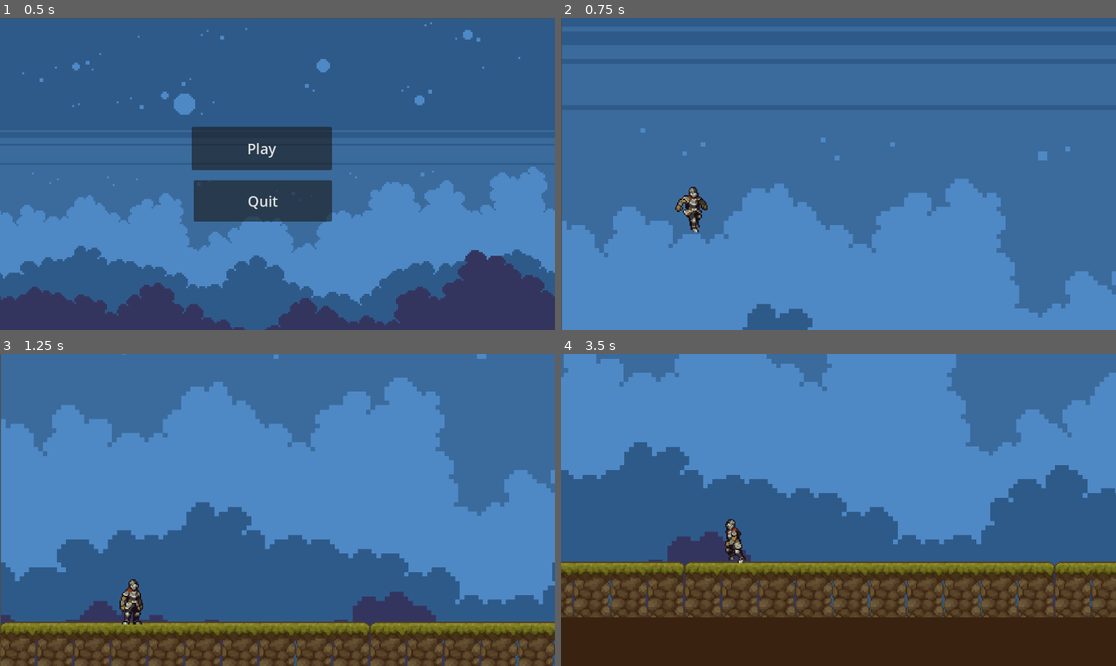
Above: before the commit, frames 1-4 (two rows, left to right).
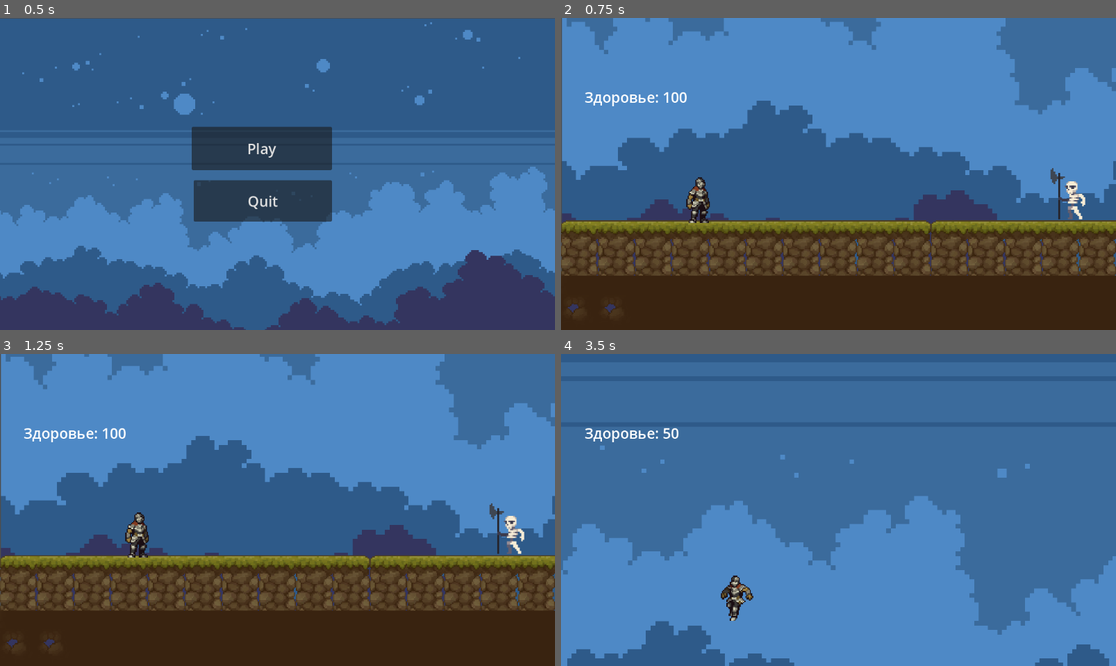
Above: after the commit, the same moments.

Repository: MMXXXII/game_godot
Game: Godot game, scene res://main.tscn
Same seed, same stepped clock (60 frames per second), same inputs: the game is played once before the commit and once after it.
Inputs:
- Up to frame 1 (0.5 s): no input
- Up to frame 2 (0.75 s): click "Play" at 0.5 s
- Up to frame 3 (1.25 s): no input
- Up to frame 4 (3.5 s): tap Enter (ui_accept) at 1.25, 1.52, 2.27 s; hold Right (ui_right) 1.28-2.78 s; hold Left (ui_left) from 2.78 s (still down)

Frame 1 is identical in both runs. In frame 2, 76% of the frame differs, in the area x 0-100%, y 0-100%; in frame 3, 68%; in frame 4, 75%.

Commit message:
Add mobs, animations improved

Diff:
--- /dev/null
+++ b/Mobs/animated_sprite_2d.gd
@@ -0,0 +1,11 @@
+extends AnimatedSprite2D
+
+
+# Called when the node enters the scene tree for the first time.
+func _ready() -> void:
+	pass # Replace with function body.
+
+
+# Called every frame. 'delta' is the elapsed time since the previous frame.
+func _process(delta: float) -> void:
+	pass
--- /dev/null
+++ b/Mobs/skeleton.gd
@@ -0,0 +1,54 @@
+extends CharacterBody2D
+
+var gravity = ProjectSettings.get_setting("physics/2d/default_gravity")
+var chase = false
+var speed = 100
+@onready var animation = $AnimatedSprite2D
+var alive = true
+
+func _physics_process(delta: float) -> void:
+	# Add the gravity.
+	if not is_on_floor():
+		velocity += get_gravity() * delta
+	var player = $"../../Player/Player"
+	var direction = (player.position - self.position).normalized()
+
+	if alive == true:
+		animation.play("Walk")
+		if chase == true:
+			velocity.x = direction.x * speed
+			animation.play("Run")
+		else:
+			velocity.x = 0
+			animation.play("Idle")
+
+		if direction.x < 0:
+			$AnimatedSprite2D.flip_h = true
+		else:
+			$AnimatedSprite2D.flip_h = false
+	move_and_slide()
+
+func _on_detector_body_shape_entered(body_rid: RID, body: Node2D, body_shape_index: int, local_shape_index: int) -> void:
+	if body.name == "Player":
+		chase = true
+
+func _on_detector_body_shape_exited(body_rid: RID, body: Node2D, body_shape_index: int, local_shape_index: int) -> void:
+	if body.name == "Player":
+		chase = false
+
+func _on_dead_body_shape_entered(body_rid: RID, body: Node2D, body_shape_index: int, local_shape_index: int) -> void:
+	if body.name == "Player":
+		body.velocity.y -= 300
+		death()
+
+func _on_dead_2_body_shape_entered(body_rid: RID, body: Node2D, body_shape_index: int, local_shape_index: int) -> void:
+	if body.name == "Player":
+		if alive == true:
+			body.health -= 50
+			death()
+
+func death ():
+	alive = false
+	animation.play("Death")
+	await animation.animation_finished
+	queue_free()
--- /dev/null
+++ b/Mobs/skeleton.tscn
@@ -0,0 +1,346 @@
+[gd_scene load_steps=49 format=3 uid="uid://bj7kklqkrnt1c"]
+
+[ext_resource type="Texture2D" uid="uid://bdbsynp2tklec" path="res://asssets/Skeleton/Sprite Sheets/Skeleton Dead.png" id="1_6kuho"]
+[ext_resource type="Script" uid="uid://csaduasbbyfjd" path="res://Mobs/skeleton.gd" id="1_wwbpb"]
+[ext_resource type="Texture2D" uid="uid://cxy5jqdp68ilu" path="res://asssets/Skeleton/Sprite Sheets/Skeleton Idle.png" id="2_wwbpb"]
+[ext_resource type="Texture2D" uid="uid://c0xxuljob40jk" path="res://asssets/Skeleton/Sprite Sheets/Skeleton Walk.png" id="3_7hjwy"]
+
+[sub_resource type="CapsuleShape2D" id="CapsuleShape2D_k1f85"]
+height = 34.0
+
+[sub_resource type="AtlasTexture" id="AtlasTexture_cjg8j"]
+atlas = ExtResource("1_6kuho")
+region = Rect2(0, 0, 33, 32)
+
+[sub_resource type="AtlasTexture" id="AtlasTexture_gikci"]
+atlas = ExtResource("1_6kuho")
+region = Rect2(33, 0, 33, 32)
+
+[sub_resource type="AtlasTexture" id="AtlasTexture_3usgg"]
+atlas = ExtResource("1_6kuho")
+region = Rect2(66, 0, 33, 32)
+
+[sub_resource type="AtlasTexture" id="AtlasTexture_23d64"]
+atlas = ExtResource("1_6kuho")
+region = Rect2(99, 0, 33, 32)
+
+[sub_resource type="AtlasTexture" id="AtlasTexture_ym868"]
+atlas = ExtResource("1_6kuho")
+region = Rect2(132, 0, 33, 32)
+
+[sub_resource type="AtlasTexture" id="AtlasTexture_1gri6"]
+atlas = ExtResource("1_6kuho")
+region = Rect2(165, 0, 33, 32)
+
+[sub_resource type="AtlasTexture" id="AtlasTexture_6nj54"]
+atlas = ExtResource("1_6kuho")
+region = Rect2(198, 0, 33, 32)
+
+[sub_resource type="AtlasTexture" id="AtlasTexture_fqdpr"]
+atlas = ExtResource("1_6kuho")
+region = Rect2(231, 0, 33, 32)
+
+[sub_resource type="AtlasTexture" id="AtlasTexture_oe7ya"]
+atlas = ExtResource("1_6kuho")
+region = Rect2(264, 0, 33, 32)
+
+[sub_resource type="AtlasTexture" id="AtlasTexture_kx466"]
+atlas = ExtResource("1_6kuho")
+region = Rect2(297, 0, 33, 32)
+
+[sub_resource type="AtlasTexture" id="AtlasTexture_m6nr3"]
+atlas = ExtResource("1_6kuho")
+region = Rect2(330, 0, 33, 32)
+
+[sub_resource type="AtlasTexture" id="AtlasTexture_oag0n"]
+atlas = ExtResource("1_6kuho")
+region = Rect2(363, 0, 33, 32)
+
+[sub_resource type="AtlasTexture" id="AtlasTexture_5ihtp"]
+atlas = ExtResource("1_6kuho")
+region = Rect2(396, 0, 33, 32)
+
+[sub_resource type="AtlasTexture" id="AtlasTexture_tw3cg"]
+atlas = ExtResource("1_6kuho")
+region = Rect2(429, 0, 33, 32)
+
+[sub_resource type="AtlasTexture" id="AtlasTexture_wyexo"]
+atlas = ExtResource("1_6kuho")
+region = Rect2(462, 0, 33, 32)
+
+[sub_resource type="AtlasTexture" id="AtlasTexture_bwne6"]
+atlas = ExtResource("2_wwbpb")
+region = Rect2(0, 0, 24, 32)
+
+[sub_resource type="AtlasTexture" id="AtlasTexture_md1ud"]
+atlas = ExtResource("2_wwbpb")
+region = Rect2(24, 0, 24, 32)
+
+[sub_resource type="AtlasTexture" id="AtlasTexture_g3dga"]
+atlas = ExtResource("2_wwbpb")
+region = Rect2(48, 0, 24, 32)
+
+[sub_resource type="AtlasTexture" id="AtlasTexture_hsi8e"]
+atlas = ExtResource("2_wwbpb")
+region = Rect2(72, 0, 24, 32)
+
+[sub_resource type="AtlasTexture" id="AtlasTexture_htqgt"]
+atlas = ExtResource("2_wwbpb")
+region = Rect2(96, 0, 24, 32)
+
+[sub_resource type="AtlasTexture" id="AtlasTexture_8cmde"]
+atlas = ExtResource("2_wwbpb")
+region = Rect2(120, 0, 24, 32)
+
+[sub_resource type="AtlasTexture" id="AtlasTexture_hxgoq"]
+atlas = ExtResource("2_wwbpb")
+region = Rect2(144, 0, 24, 32)
+
+[sub_resource type="AtlasTexture" id="AtlasTexture_tjtkm"]
+atlas = ExtResource("2_wwbpb")
+region = Rect2(168, 0, 24, 32)
+
+[sub_resource type="AtlasTexture" id="AtlasTexture_rwcb5"]
+atlas = ExtResource("2_wwbpb")
+region = Rect2(192, 0, 24, 32)
+
+[sub_resource type="AtlasTexture" id="AtlasTexture_met4f"]
+atlas = ExtResource("2_wwbpb")
+region = Rect2(216, 0, 24, 32)
+
+[sub_resource type="AtlasTexture" id="AtlasTexture_mxxm6"]
+atlas = ExtResource("2_wwbpb")
+region = Rect2(240, 0, 24, 32)
+
+[sub_resource type="AtlasTexture" id="AtlasTexture_kisbe"]
+atlas = ExtResource("3_7hjwy")
+region = Rect2(0, 0, 22, 33)
+
+[sub_resource type="AtlasTexture" id="AtlasTexture_t80fy"]
+atlas = ExtResource("3_7hjwy")
+region = Rect2(22, 0, 22, 33)
+
+[sub_resource type="AtlasTexture" id="AtlasTexture_3o3t3"]
+atlas = ExtResource("3_7hjwy")
+region = Rect2(44, 0, 22, 33)
+
+[sub_resource type="AtlasTexture" id="AtlasTexture_lgk6n"]
+atlas = ExtResource("3_7hjwy")
+region = Rect2(66, 0, 22, 33)
+
+[sub_resource type="AtlasTexture" id="AtlasTexture_hg5n8"]
+atlas = ExtResource("3_7hjwy")
+region = Rect2(88, 0, 22, 33)
+
+[sub_resource type="AtlasTexture" id="AtlasTexture_ych35"]
+atlas = ExtResource("3_7hjwy")
+region = Rect2(110, 0, 22, 33)
+
+[sub_resource type="AtlasTexture" id="AtlasTexture_f7nc7"]
+atlas = ExtResource("3_7hjwy")
+region = Rect2(132, 0, 22, 33)
+
+[sub_resource type="AtlasTexture" id="AtlasTexture_audjf"]
+atlas = ExtResource("3_7hjwy")
+region = Rect2(154, 0, 22, 33)
+
+[sub_resource type="AtlasTexture" id="AtlasTexture_6yh7c"]
+atlas = ExtResource("3_7hjwy")
+region = Rect2(176, 0, 22, 33)
+
+[sub_resource type="AtlasTexture" id="AtlasTexture_0uuj0"]
+atlas = ExtResource("3_7hjwy")
+region = Rect2(198, 0, 22, 33)
+
+[sub_resource type="AtlasTexture" id="AtlasTexture_u52g4"]
+atlas = ExtResource("3_7hjwy")
+region = Rect2(220, 0, 22, 33)
+
+[sub_resource type="AtlasTexture" id="AtlasTexture_3y8dj"]
+atlas = ExtResource("3_7hjwy")
+region = Rect2(242, 0, 22, 33)
+
+[sub_resource type="AtlasTexture" id="AtlasTexture_de06e"]
+atlas = ExtResource("3_7hjwy")
+region = Rect2(264, 0, 22, 33)
+
+[sub_resource type="SpriteFrames" id="SpriteFrames_35upa"]
+animations = [{
+"frames": [{
+"duration": 1.0,
+"texture": SubResource("AtlasTexture_cjg8j")
+}, {
+"duration": 1.0,
+"texture": SubResource("AtlasTexture_gikci")
+}, {
+"duration": 1.0,
+"texture": SubResource("AtlasTexture_3usgg")
+}, {
+"duration": 1.0,
+"texture": SubResource("AtlasTexture_23d64")
+}, {
+"duration": 1.0,
+"texture": SubResource("AtlasTexture_ym868")
+}, {
+"duration": 1.0,
+"texture": SubResource("AtlasTexture_1gri6")
+}, {
+"duration": 1.0,
+"texture": SubResource("AtlasTexture_6nj54")
+}, {
+"duration": 1.0,
+"texture": SubResource("AtlasTexture_fqdpr")
+}, {
+"duration": 1.0,
+"texture": SubResource("AtlasTexture_oe7ya")
+}, {
+"duration": 1.0,
+"texture": SubResource("AtlasTexture_kx466")
+}, {
+"duration": 1.0,
+"texture": SubResource("AtlasTexture_m6nr3")
+}, {
+"duration": 1.0,
+"texture": SubResource("AtlasTexture_oag0n")
+}, {
+"duration": 1.0,
+"texture": SubResource("AtlasTexture_5ihtp")
+}, {
+"duration": 1.0,
+"texture": SubResource("AtlasTexture_tw3cg")
+}, {
+"duration": 1.0,
+"texture": SubResource("AtlasTexture_wyexo")
+}],
+"loop": false,
+"name": &"Death",
+"speed": 25.0
+}, {
+"frames": [{
+"duration": 1.0,
+"texture": SubResource("AtlasTexture_bwne6")
+}, {
+"duration": 1.0,
+"texture": SubResource("AtlasTexture_md1ud")
+}, {
+"duration": 1.0,
+"texture": SubResource("AtlasTexture_g3dga")
+}, {
+"duration": 1.0,
+"texture": SubResource("AtlasTexture_hsi8e")
+}, {
+"duration": 1.0,
+"texture": SubResource("AtlasTexture_htqgt")
+}, {
+"duration": 1.0,
+"texture": SubResource("AtlasTexture_8cmde")
+}, {
+"duration": 1.0,
+"texture": SubResource("AtlasTexture_hxgoq")
+}, {
+"duration": 1.0,
+"texture": SubResource("AtlasTexture_tjtkm")
+}, {
+"duration": 1.0,
+"texture": SubResource("AtlasTexture_rwcb5")
+}, {
+"duration": 1.0,
+"texture": SubResource("AtlasTexture_met4f")
+}, {
+"duration": 1.0,
+"texture": SubResource("AtlasTexture_mxxm6")
+}],
+"loop": true,
+"name": &"Idle",
+"speed": 10.0
+}, {
+"frames": [{
+"duration": 1.0,
+"texture": SubResource("AtlasTexture_kisbe")
+}, {
+"duration": 1.0,
+"texture": SubResource("AtlasTexture_t80fy")
+}, {
+"duration": 1.0,
+"texture": SubResource("AtlasTexture_3o3t3")
+}, {
+"duration": 1.0,
+"texture": SubResource("AtlasTexture_lgk6n")
+}, {
+"duration": 1.0,
+"texture": SubResource("AtlasTexture_hg5n8")
+}, {
+"duration": 1.0,
+"texture": SubResource("AtlasTexture_ych35")
+}, {
+"duration": 1.0,
+"texture": SubResource("AtlasTexture_f7nc7")
+}, {
+"duration": 1.0,
+"texture": SubResource("AtlasTexture_audjf")
+}, {
+"duration": 1.0,
+"texture": SubResource("AtlasTexture_6yh7c")
+}, {
+"duration": 1.0,
+"texture": SubResource("AtlasTexture_0uuj0")
+}, {
+"duration": 1.0,
+"texture": SubResource("AtlasTexture_u52g4")
+}, {
+"duration": 1.0,
+"texture": SubResource("AtlasTexture_3y8dj")
+}, {
+"duration": 1.0,
+"texture": SubResource("AtlasTexture_de06e")
+}],
+"loop": true,
+"name": &"Walk",
+"speed": 10.0
+}]
+
+[sub_resource type="CircleShape2D" id="CircleShape2D_wwbpb"]
+radius = 117.06836
+
+[sub_resource type="RectangleShape2D" id="RectangleShape2D_wwbpb"]
+size = Vector2(10, 5)
+
+[sub_resource type="RectangleShape2D" id="RectangleShape2D_7hjwy"]
+size = Vector2(24, 4)
+
+[node name="Skeleton" type="CharacterBody2D"]
+script = ExtResource("1_wwbpb")
+
+[node name="CollisionShape2D" type="CollisionShape2D" parent="."]
+shape = SubResource("CapsuleShape2D_k1f85")
+
+[node name="AnimatedSprite2D" type="AnimatedSprite2D" parent="."]
+position = Vector2(6, -6)
+scale = Vector2(1.375, 1.375)
+sprite_frames = SubResource("SpriteFrames_35upa")
+animation = &"Death"
+autoplay = "Walk"
+frame = 14
+frame_progress = 1.0
+
+[node name="Detector" type="Area2D" parent="."]
+visible = false
+
+[node name="CollisionShape2D" type="CollisionShape2D" parent="Detector"]
+shape = SubResource("CircleShape2D_wwbpb")
+
+[node name="Dead" type="Area2D" parent="."]
+
+[node name="CollisionShape2D" type="CollisionShape2D" parent="Dead"]
+position = Vector2(1, -19)
+shape = SubResource("RectangleShape2D_wwbpb")
+
+[node name="Dead2" type="Area2D" parent="."]
+
+[node name="CollisionShape2D" type="CollisionShape2D" parent="Dead2"]
+shape = SubResource("RectangleShape2D_7hjwy")
+
+[connection signal="body_shape_entered" from="Detector" to="." method="_on_detector_body_shape_entered"]
+[connection signal="body_shape_exited" from="Detector" to="." method="_on_detector_body_shape_exited"]
+[connection signal="body_shape_entered" from="Dead" to="." method="_on_dead_body_shape_entered"]
+[connection signal="body_shape_entered" from="Dead2" to="." method="_on_dead_2_body_shape_entered"]
--- a/Player/player.gd
+++ b/Player/player.gd
@@ -8,6 +8,7 @@
 
 
 @onready var animation = get_node("AnimatedSprite2D") #$AnimatedSprite2D
+var health = 100
 
 func _physics_process(delta: float) -> void:
 	# Add the gravity.
@@ -42,4 +43,9 @@
 	if velocity.y > 0:
 		animation.play("Fall")
 
+	if health <= 0:
+		queue_free()
+		get_tree().change_scene_to_file("res://main.tscn")
+
+
 	move_and_slide()
--- a/level.tscn
+++ b/level.tscn
@@ -1,10 +1,11 @@
-[gd_scene load_steps=8 format=3 uid="uid://ld55rj5tkfm6"]
+[gd_scene load_steps=10 format=3 uid="uid://ld55rj5tkfm6"]
 
 [ext_resource type="PackedScene" uid="uid://bbsgcicdpm3u1" path="res://Player/player.tscn" id="1_f2txt"]
 [ext_resource type="Texture2D" uid="uid://ca8f0u8ju1hx" path="res://asssets/background/background_0.png" id="2_1ainy"]
 [ext_resource type="Texture2D" uid="uid://cjkfbjx83bj0s" path="res://asssets/background/background_1.png" id="3_n6hdu"]
 [ext_resource type="Texture2D" uid="uid://bhi0673xs18jq" path="res://asssets/background/background_2.png" id="4_km5ld"]
 [ext_resource type="Texture2D" uid="uid://d10aaq1m68q8h" path="res://asssets/Texture/TX Tileset Ground.png" id="5_i2t4f"]
+[ext_resource type="PackedScene" uid="uid://bj7kklqkrnt1c" path="res://Mobs/skeleton.tscn" id="6_1ainy"]
 
 [sub_resource type="TileSetAtlasSource" id="TileSetAtlasSource_f2txt"]
 texture = ExtResource("5_i2t4f")
@@ -692,6 +693,20 @@
 physics_layer_0/collision_layer = 1
 sources/1 = SubResource("TileSetAtlasSource_f2txt")
 
+[sub_resource type="GDScript" id="GDScript_1ainy"]
+script/source = "extends Label
+
+
+# Called when the node enters the scene tree for the first time.
+func _ready() -> void:
+	pass # Replace with function body.
+
+
+# Called every frame. 'delta' is the elapsed time since the previous frame.
+func _process(delta: float) -> void:
+	text =  \"Здоровье: \" + str($\"../../Player/Player\".health)
+"
+
 [node name="Level" type="Node2D"]
 
 [node name="Background" type="ParallaxBackground" parent="."]
@@ -727,5 +742,29 @@
 format = 2
 layer_0/tile_data = PackedInt32Array(2359296, 786433, 6, 2359297, 851969, 6, 2359298, 917505, 6, 2359299, 983041, 6, 23 …(13089 unchanged characters)…
 
-[node name="Player" parent="." instance=ExtResource("1_f2txt")]
-position = Vector2(114, 381)
+[node name="Player" type="Node2D" parent="."]
+
+[node name="Player" parent="Player" instance=ExtResource("1_f2txt")]
+position = Vector2(119, 559)
+
+[node name="Mobs" type="Node2D" parent="."]
+
+[node name="Skeleton" parent="Mobs" instance=ExtResource("6_1ainy")]
+position = Vector2(431, 555)
+
+[node name="Skeleton2" parent="Mobs" instance=ExtResource("6_1ainy")]
+position = Vector2(571, 558)
+
+[node name="Skeleton3" parent="Mobs" instance=ExtResource("6_1ainy")]
+position = Vector2(721, 552)
+
+[node name="CanvasLayer" type="CanvasLayer" parent="."]
+
+[node name="Label" type="Label" parent="CanvasLayer"]
+offset_left = 49.0
+offset_top = 143.0
+offset_right = 132.0
+offset_bottom = 166.0
+theme_override_font_sizes/font_size = 30
+text = "Здоровье:"
+script = SubResource("GDScript_1ainy")
Not shown, added: Mobs/animated_sprite_2d.gd.uid
Not shown, added: Mobs/skeleton.gd.uid
